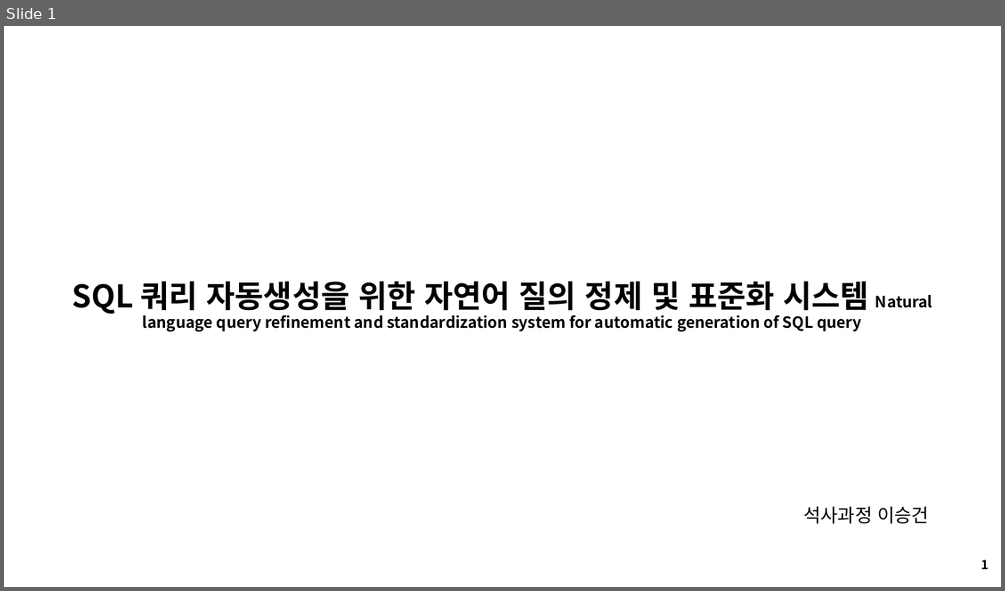
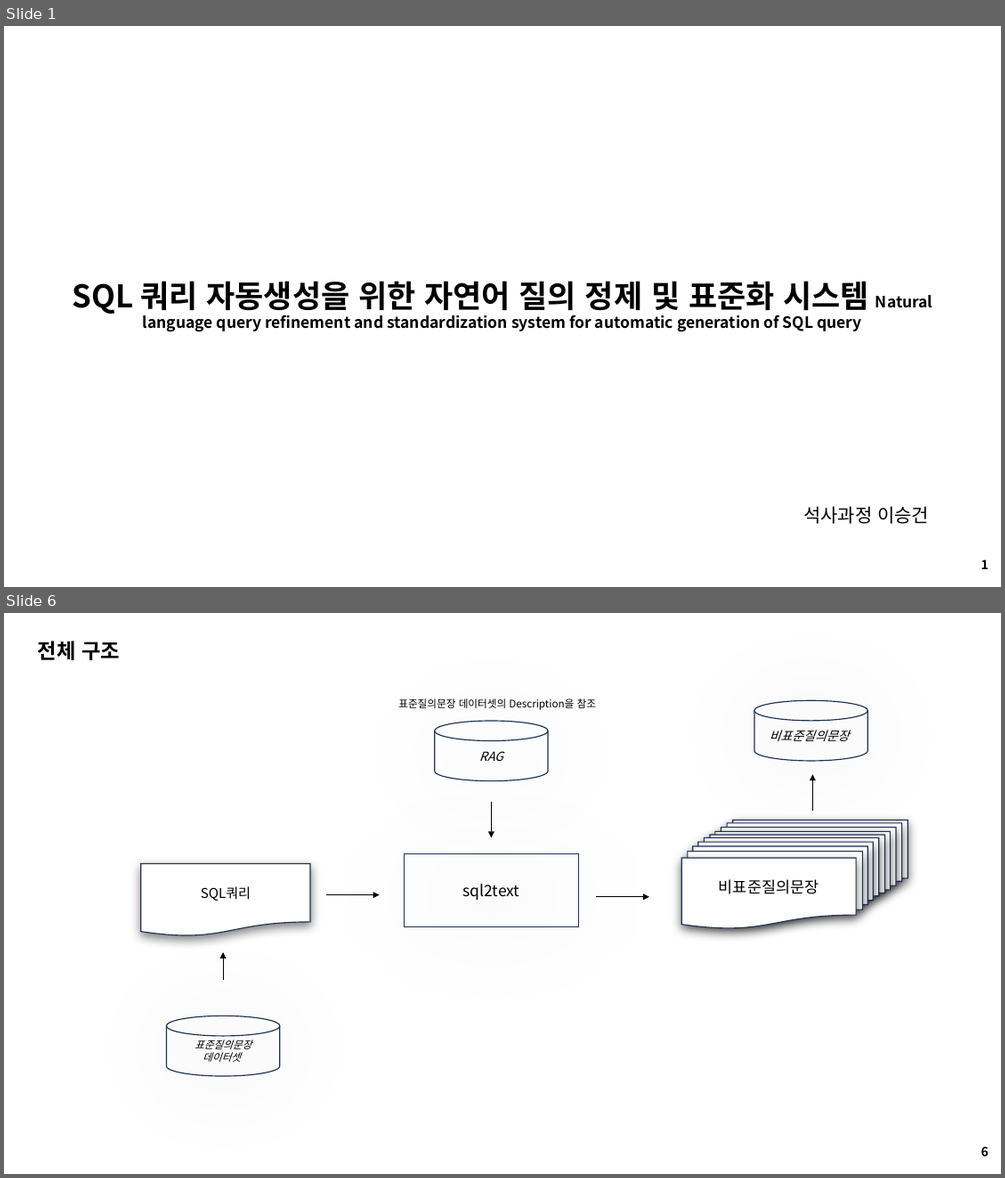
Before and after one commit to seungdeng/DELab, a slide deck: PPT/DSLab_이승건_특허.pptx. Shown one above the other, each under a label of ours: slide 1 before the commit, slides 1 and 6 after it; the slides between them are not shown. The pictures are 1005x591 and 1005x1178 pixels, drawn with LibreOffice and Linux fonts; fonts in the diff are those of the drawing. Boxes give left, top, right and bottom in pixels: in the first picture for what was removed or moved away, otherwise in the second. Text is boxed around its words. In the diff, an @@ line names an element or a change of style, - is before the commit and + after.

```diff
--- a/PPT/DSLab_이승건_특허.pptx
+++ b/PPT/DSLab_이승건_특허.pptx
@@ slide 6 added at <box>4,613,1001,1174</box>, background #FFFFFF @@
@@ text added at <box>38,641,120,660</box>, 20 pt, text #000000, bold @@
+전체 구조
@@ text added at <box>398,698,596,710</box>, 10 pt, text #000000 @@
+표준질의문장 데이터셋의 Description을 참조
@@ cylinder added at <box>755,700,868,761</box>, outline #1E3256 1 pt, 12 pt, text #000000, italic @@
+비표준질의문장
@@ cylinder added at <box>435,721,549,781</box>, outline #1E3256 1 pt, 12 pt, text #000000, italic @@
+RAG
@@ arrow added from (812, 811) to (812, 774), #000000 0.5 pt @@
@@ arrow added from (492, 802) to (492, 837), #000000 0.5 pt @@
@@ flow chart document added at <box>727,823,902,896</box>, fill #FFFFFF, outline #1E3256 1 pt @@
@@ flow chart document added at <box>733,820,908,892</box>, fill #FFFFFF, outline #1E3256 1 pt @@
@@ flow chart document added at <box>688,852,863,925</box>, fill #FFFFFF, outline #1E3256 1 pt @@
@@ flow chart document added at <box>693,846,867,919</box>, fill #FFFFFF, outline #1E3256 1 pt @@
@@ flow chart document added at <box>698,842,873,915</box>, fill #FFFFFF, outline #1E3256 1 pt @@
@@ flow chart document added at <box>704,837,879,910</box>, fill #FFFFFF, outline #1E3256 1 pt @@
@@ flow chart document added at <box>710,835,885,907</box>, fill #FFFFFF, outline #1E3256 1 pt @@
@@ flow chart document added at <box>715,831,890,904</box>, fill #FFFFFF, outline #1E3256 1 pt @@
@@ flow chart document added at <box>721,827,896,900</box>, fill #FFFFFF, outline #1E3256 1 pt @@
@@ flow chart document added at <box>141,863,310,936</box>, fill #FFFFFF, outline #1E3256 1 pt, 13 pt, text #000000 @@
+SQL쿼리
@@ rectangle added at <box>404,854,578,927</box>, outline #1E3256 1 pt, 15 pt, text #000000 @@
+sql2text
@@ flow chart document added at <box>681,858,856,929</box>, fill #FFFFFF, outline #1E3256 1 pt, 15 pt, text #000000 @@
+비표준질의문장
@@ arrow added from (326, 895) to (380, 895), #000000 0.5 pt @@
@@ arrow added from (596, 896) to (649, 896), #000000 0.5 pt @@
@@ arrow added from (223, 980) to (223, 952), #000000 0.5 pt @@
@@ cylinder added at <box>166,1016,280,1077</box>, outline #1E3256 1 pt, 10 pt, text #000000, italic @@
+표준질의문장
+데이터셋
@@ text added at <box>981,1146,988,1156</box>, 12 pt, text #000000, bold @@
+6
```
Also in this commit, not shown: 3 slides changed, 4 other slides added, 3 slides removed.
